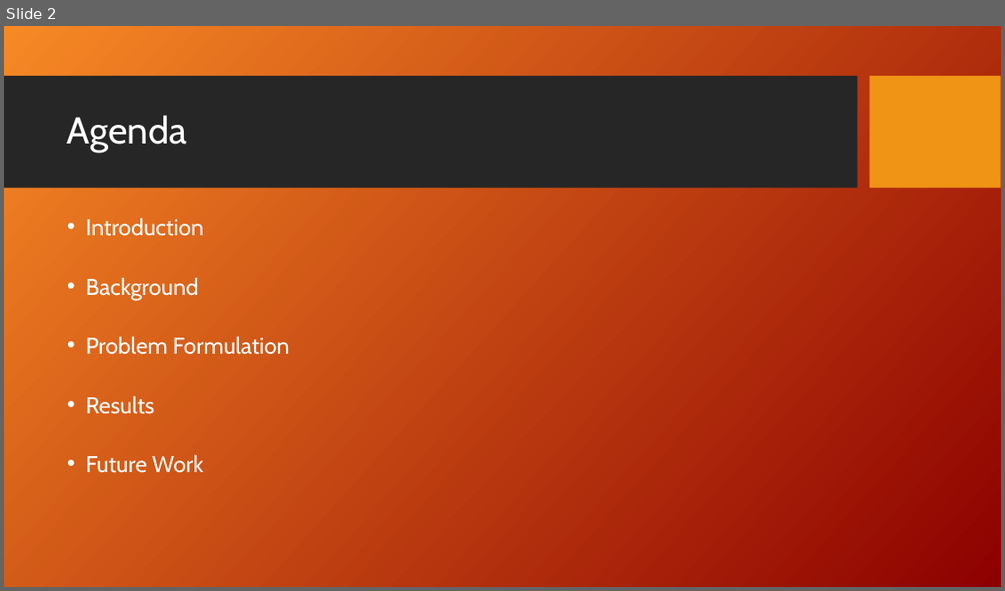
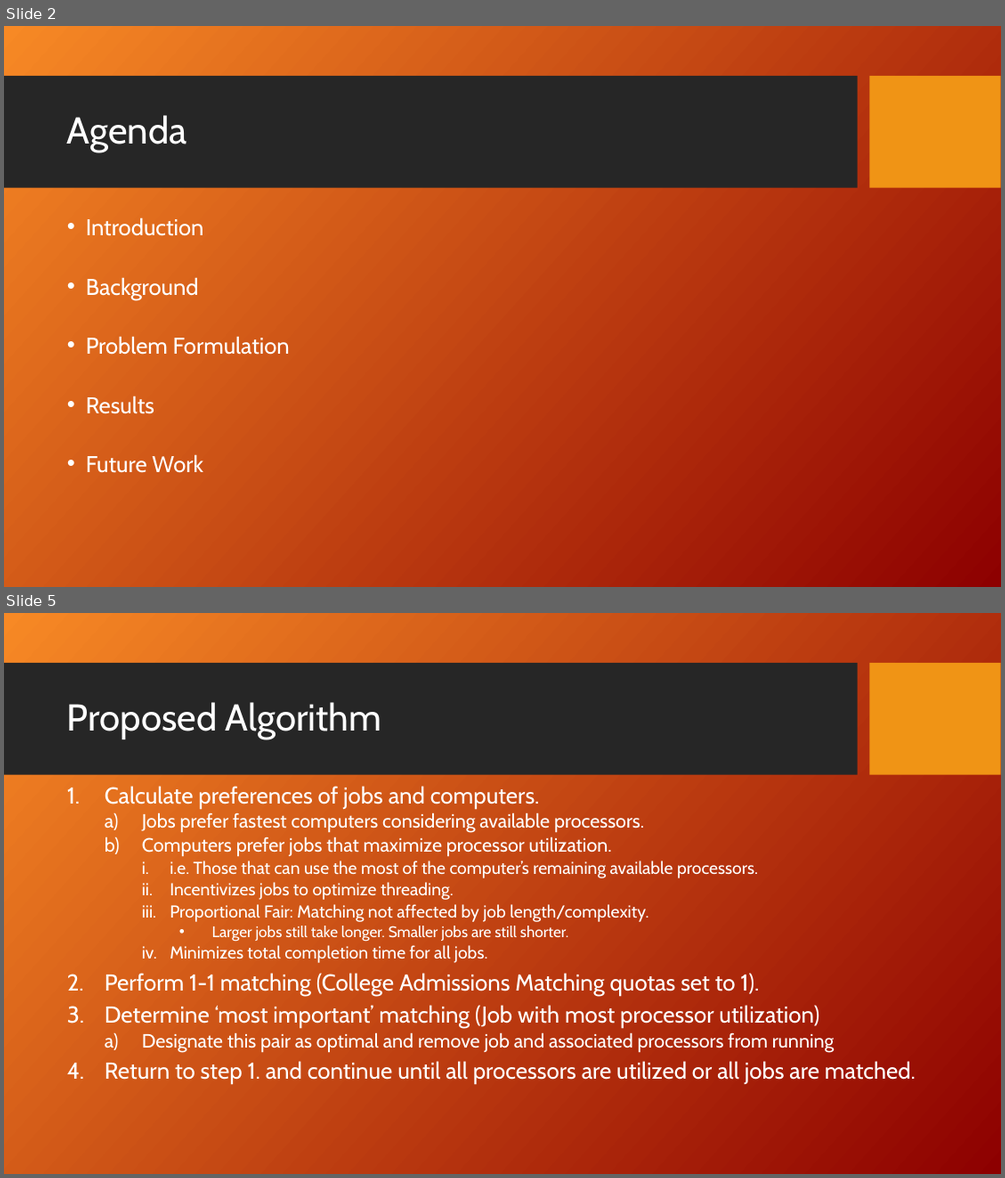
Before and after one commit to fmromano/GameTheoryProject, a slide deck: Paper/MatchingJobsPresentation_KH_FR.ppt. Shown one above the other, each under a label of ours: slide 2 before the commit, slides 2 and 5 after it; the slides between them are not shown. The pictures are 1005x591 and 1005x1178 pixels, drawn with LibreOffice and Linux fonts; fonts in the diff are those of the drawing; background and template pictures are left out. Boxes give left, top, right and bottom in pixels: in the first picture for what was removed or moved away, otherwise in the second. Text is boxed around its words. In the diff, an @@ line names an element or a change of style, - is before the commit and + after.

```diff
--- a/Paper/MatchingJobsPresentation_KH_FR.ppt
+++ b/Paper/MatchingJobsPresentation_KH_FR.ppt
@@ slide 5 added at (4,613,1001,1174), background picture (left out); not listed: 2 template elements that a slide beside it also shows @@
@@ title added at (67,702,382,739), 36 pt, text #FFFFFF @@
+Proposed Algorithm
@@ text added at (105,786,915,1084), 22.2 pt, text #FFFFFF @@
+1. Calculate preferences of jobs and computers.
+  a) Jobs prefer fastest computers considering available processors.
+  b) Computers prefer jobs that maximize processor utilization.
+    i. i.e. Those that can use the most of the computer’s remaining available processors.
+    ii. Incentivizes jobs to optimize threading.
+    iii. Proportional Fair: Matching not affected by job length/complexity.
+      • Larger jobs still take longer. Smaller jobs are still shorter.
+    iv. Minimizes total completion time for all jobs.
+2. Perform 1-1 matching (College Admissions Matching quotas set to 1).
+3. Determine ‘most important’ matching (Job with most processor utilization)
+  a) Designate this pair as optimal and remove job and associated processors from running
+4. Return to step 1. and continue until all processors are utilized or all jobs are matched.
```
Also in this commit, not shown: 5 slides changed, 2 other slides added, 2 slides removed.
